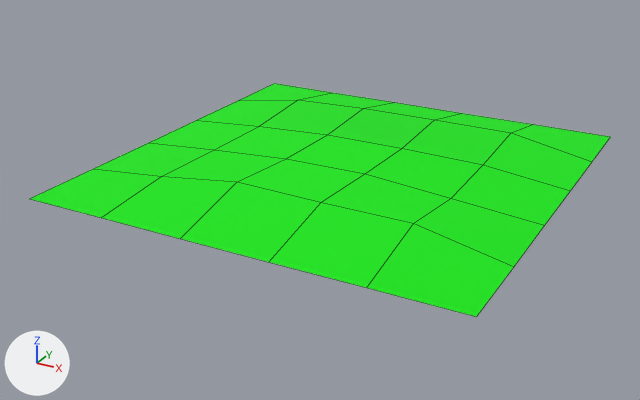
What one commit did to the FBX model Source/Project4/Assets/Models/Park/Park Square 2.FBX.
One viewpoint serves both versions: a 50 mm lens placed at (8.8, -17.22, 7.58), pointed at (-0.28, -0.71, -0.67). Lighting does not change. The marker at lower left points along +X, +Y and +Z. Mesh edges are drawn as thin lines. Where no turn or scale is listed for an object, it has been applied to the vertices.
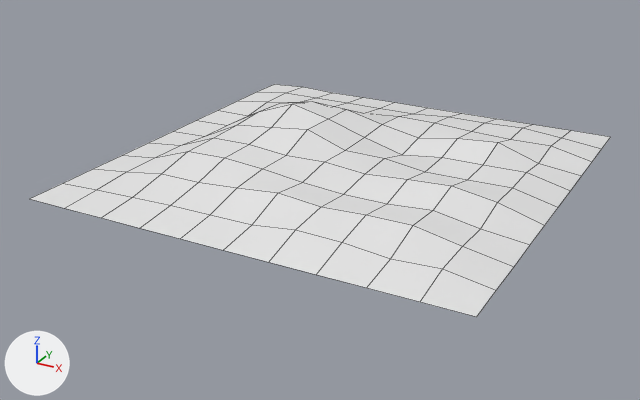
Commit message: New park added

Location of each change, [x1, y1, x2, y2] in pixels of the pictures (640 x 400 px):
'Box001', reshaped: before [30, 83, 610, 317]; after [30, 84, 610, 317]

The change, as a list of edits to the scene's bpy script:
```text
Change me_mesh:
    used by ob_box001; location = (0.0, 0.0, 0.0)
    remove me_mesh.from_pydata(...)  # 36 vertices, 25 faces; spans x -5.0..5.0, y -5.0..5.0, z 0.0..0.47
    remove me_mesh.materials.append(mat_grass)  # green #00e800
    add me_mesh.from_pydata(...)  # 121 vertices, 100 faces; spans x -5.0..5.0, y -5.0..5.0, z -0.03..0.91
    me_mesh part 1
    10 vertices are removed from x -5.0..3.0, y -3.0..5.0, z 0.0..0.42
    25 faces are deleted
    6 vertices move from x -3.0..1.0, y -3.0..3.0, z 0.16..0.47 to x -4.0..1.0, y -4.0..4.0, z 0.02..0.24
    65 vertices are added at x -5.0..4.0, y -4.0..5.0, z -0.03..0.91
    12 new vertices lie (1.0, 0.0, 0.0) away from vertices in x -5.0..3.0, y -5.0..5.0, z 0.0..0.47
    12 new vertices lie (0.0, -1.0, 0.0) away from vertices in x -5.0..5.0, y -3.0..5.0, z 0.0..0.23
    6 new vertices lie (1.0, 0.0, 0.0) away from vertices in x -4.0..2.0, y -3.0..4.0, z 0.11..0.48
    100 new faces join them
```
